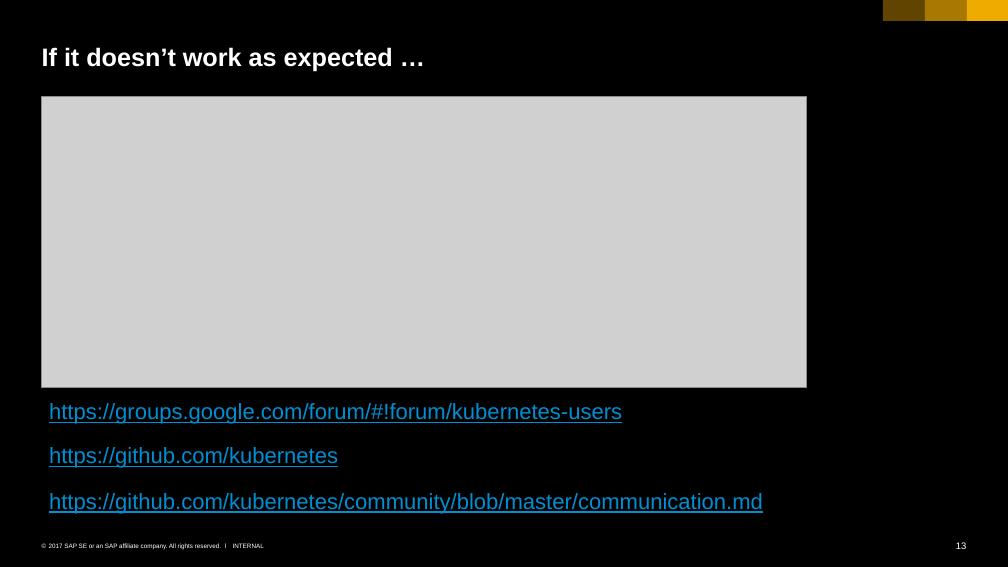
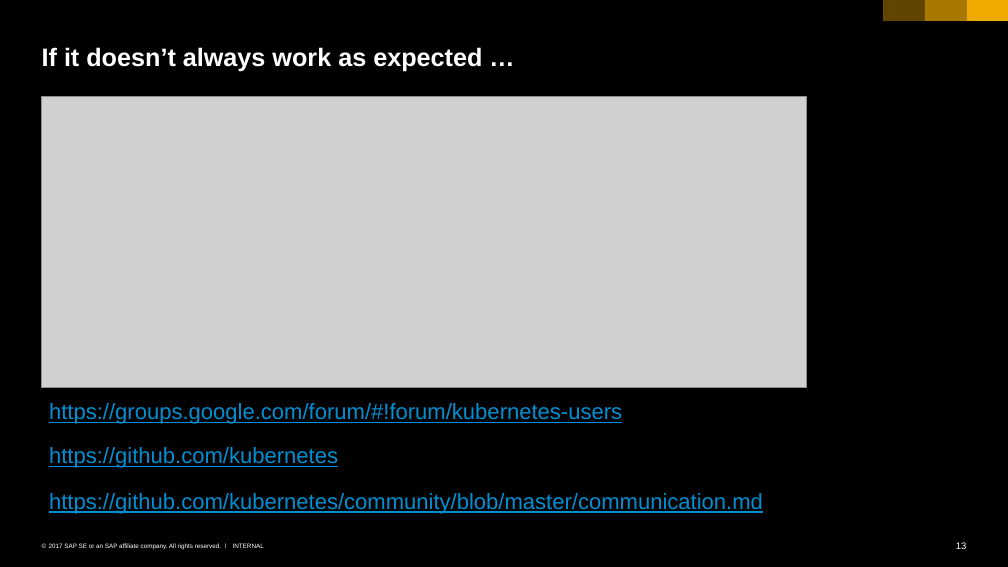
Before and after one commit to cuijiyao01/docker-k8s-training, a slide deck: slide 13 of kubernetes/00_intro.pptx. Drawn at 1008x567 pixels with LibreOffice and Linux fonts; fonts in the diff are those of the drawing; grey boxes stand for pictures. Boxes give left, top, right and bottom in pixels: in the first picture for what was removed or moved away, otherwise in the second. Text is boxed around its words. In the diff, an @@ line names an element or a change of style, - is before the commit and + after.

```diff
--- a/kubernetes/00_intro.pptx
+++ b/kubernetes/00_intro.pptx
@@ title at (x1=42, y1=47, x2=482, y2=72): text changed @@
-If it doesn’t work as expected …
+If it doesn’t always work as expected …
```
Also in this commit, not shown: 1 other slide changed, 2 other files.
